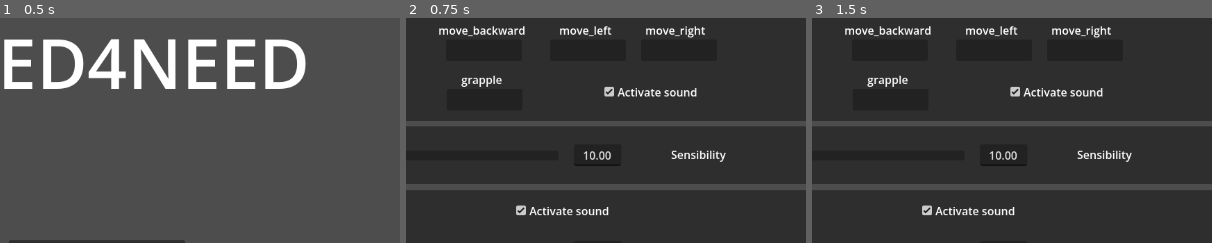
Above: before the commit, frames 1-3 (left to right).
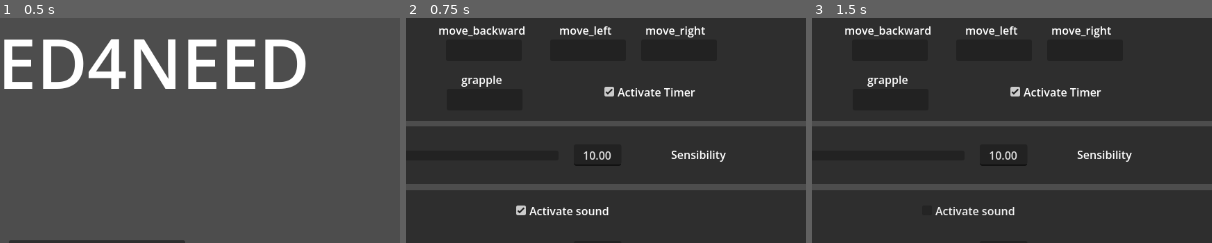
Above: after the commit, the same moments.

Repository: Lilianbazantay/Speed4Need
Game: Godot game, scene res://scenes/MainMenu/MainMenu.tscn
Same seed, same stepped clock (60 frames per second), same inputs: the game is played once before the commit and once after it.
Inputs:
- Up to frame 1 (0.5 s): no input
- Up to frame 2 (0.75 s): click "SETTINGS" at 0.5 s
- Up to frame 3 (1.5 s): click "Activate sound" at 1.25 s
The pictures show only the part of the screen within x 38-88%, y 13-63%; the shares and areas given below are measured in that part.

Frame 1 is identical in both runs. In frame 2, 0.2% of the frame differs, in the area x 64-73%, y 31-36%; in frame 3, 0.3%, in the area x 27-73%, y 31-88%.

Commit message:
refactor(Settings): one checkbox hax the wrong name

Diff:
--- a/scenes/MainMenu/Settings.tscn
+++ b/scenes/MainMenu/Settings.tscn
@@ -36,7 +36,7 @@
 offset_right = 555.0
 offset_bottom = 135.0
 button_pressed = true
-text = "Activate sound"
+text = "Activate Timer"
 
 [node name="KeysModifer" type="GridContainer" parent="Keys" unique_id=1728470317]
 layout_mode = 0
